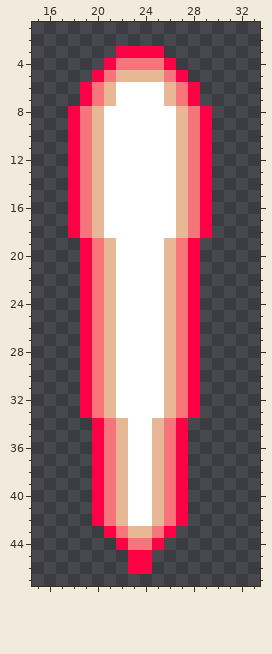
Pixel-art sprite, stored at assets/charms/1_red.png. The first picture shows the starting point.
The file is 48x48 pixels. Shown: x 15..33, y 1..47.
After the commit:
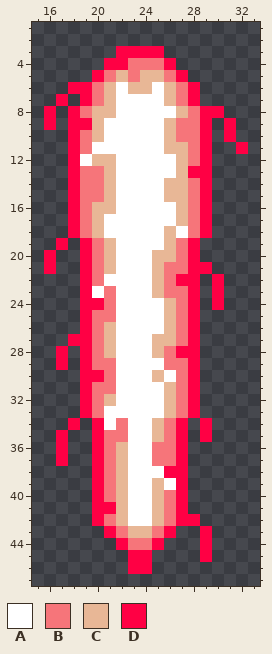
Palette (. is transparent): A #ffffff  B #f6757a  C #e8b796  D #ff0044
Edits made:
The author changed colour B to colour A in row 12 at x 19; in row 23 at x 20; in row 34 at x 21; in row 39 at x 26.
The author changed colour C to colour A in row 11 at x 20; in row 18 at x 27; in row 22 at x 21; in row 30 at x 26; in row 33 at x 21; in row 38 at x 25.
The author changed colour C to colour B in row 5 at x 23; in rows 9 to 10 at x 27; in rows 13 to 15 at x 20; in rows 21 to 22 at x 26; in row 23 at x 21 and 26; in rows 24 to 25 at x 21.
The author changed colour C to colour B in row 28 at x 26; in row 29 at x 21 and 26; in rows 30 to 31 at x 21; in rows 34 to 35 at x 22; in rows 36 to 37 at x 25.
The author changed colour A to colour C in row 6 at x 23 to 24; in row 8 at x 21; in rows 9 to 11 at x 26; in rows 12 to 13 at x 21; in rows 14 to 15 at x 21 and 26; in row 16 at x 21.
The author changed colour A to colour C in row 18 at x 26; in rows 20 to 23 at x 25; in rows 27 to 28 at x 25; in row 30 at x 25.
Colour D now appears in row 6 at x 18; in row 7 at x 17; in row 8 at x 16 and 30; in row 9 at x 16 and 31; in row 10 at x 31; in row 11 at x 32.
Colour D now appears in row 19 at x 17; in row 20 at x 16; in row 21 at x 16 and 29; in rows 22 to 24 at x 30; in row 27 at x 18; in rows 28 to 29 at x 17.
Colour D now appears in row 34 at x 18 and 29; in row 35 at x 17 and 29; in rows 36 to 37 at x 17; in row 42 at x 28; in rows 43 to 45 at x 29.
The author changed colour B to colour D in row 4 at x 22; in row 9 at x 19; in row 13 at x 28; in row 22 at x 27; in row 24 at x 20; in row 28 at x 27.
The author changed colour B to colour D in row 30 at x 20; in row 38 at x 26; in row 41 at x 21.
Changed places in both pictures, as pixel boxes (x1, y1, x2, y2):
changed: (44, 58, 248, 562)
